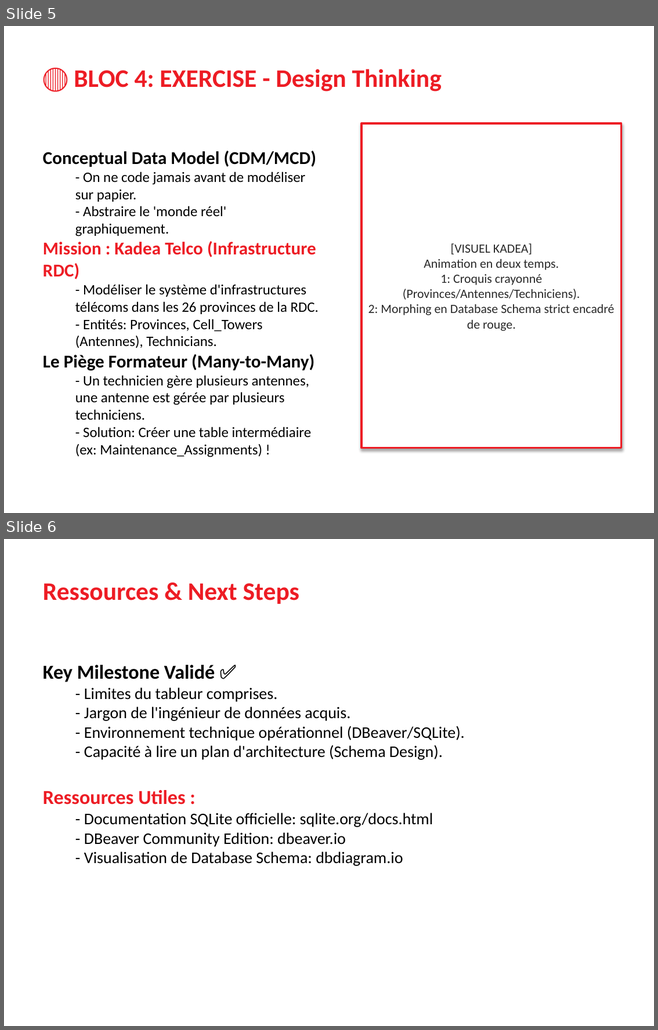
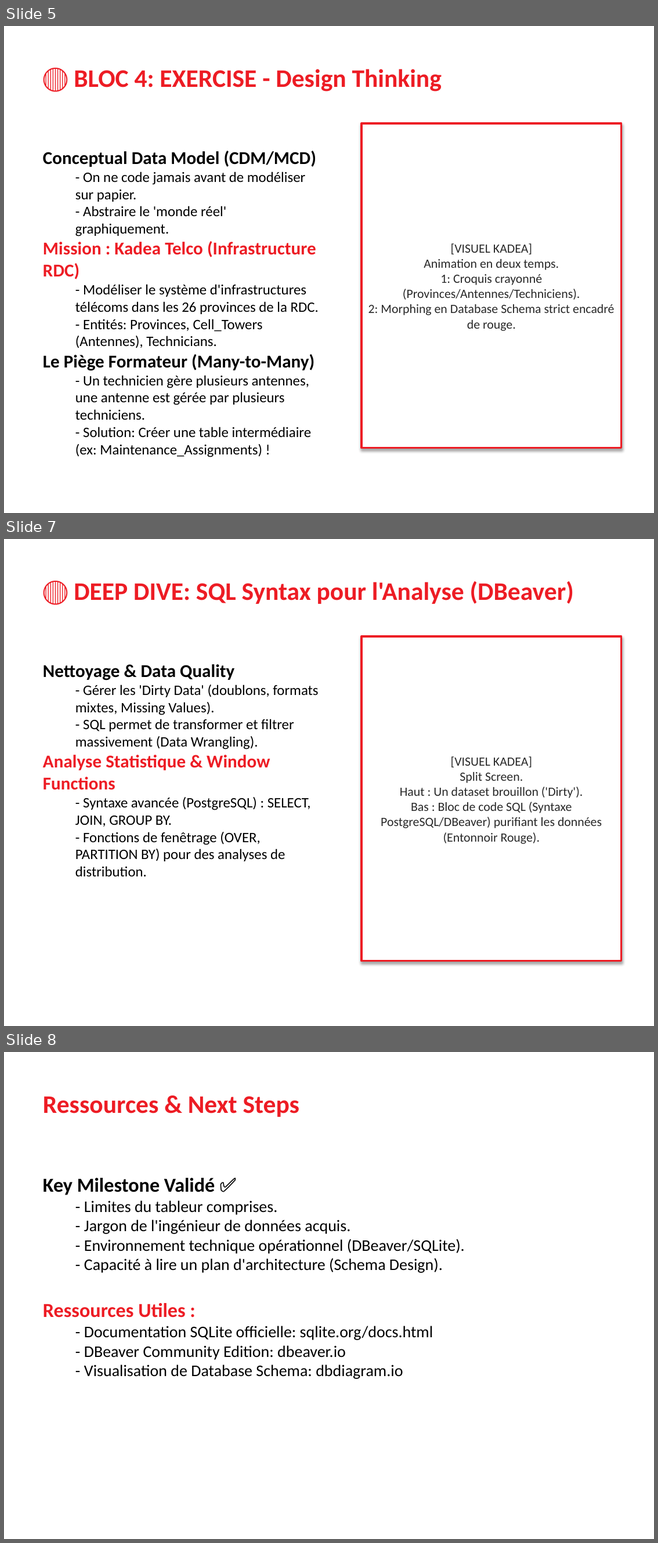
Before and after one commit to gatienseven7/train_model, a slide deck: Module2_Week1_Presentation.pptx. Shown one above the other, each under a label of ours: slides 5 and 6 before the commit, slides 5, 7 and 8 after it; the slides between them are not shown. The pictures are 658x1030 and 658x1543 pixels, drawn with LibreOffice and Linux fonts; fonts in the diff are those of the drawing. Boxes give left, top, right and bottom in pixels: in the first picture for what was removed or moved away, otherwise in the second. Text is boxed around its words. In the diff, an @@ line names an element or a change of style, - is before the commit and + after.

```diff
--- a/Module2_Week1_Presentation.pptx
+++ b/Module2_Week1_Presentation.pptx
@@ slide 7 added at box(4, 539, 654, 1026), background #FFFFFF @@
@@ text added at box(74, 581, 574, 604), 28 pt, text #ED1C24, bold @@
+🔴 DEEP DIVE: SQL Syntax pour l'Analyse (DBeaver)
@@ rectangle added at box(361, 636, 621, 961), fill #FFFFFF, outline #ED1C24 2 pt, 14 pt, text #282828 @@
+[VISUEL KADEA]
+Split Screen.
+Haut : Un dataset brouillon ('Dirty').
+Bas : Bloc de code SQL (Syntaxe PostgreSQL/DBeaver) purifiant les données (Entonnoir Rouge).
@@ text added at box(43, 664, 318, 877), 16 pt, text #000000 @@
+Nettoyage & Data Quality
+  - Gérer les 'Dirty Data' (doublons, formats mixtes, Missing Values).
+  - SQL permet de transformer et filtrer massivement (Data Wrangling).
+Analyse Statistique & Window Functions
+  - Syntaxe avancée (PostgreSQL) : SELECT, JOIN, GROUP BY.
+  - Fonctions de fenêtrage (OVER, PARTITION BY) pour des analyses de distribution.
@@ what was slide 6 is now slide 8 @@
```
Also in this commit, not shown: 1 other slide added, 1 other file.
